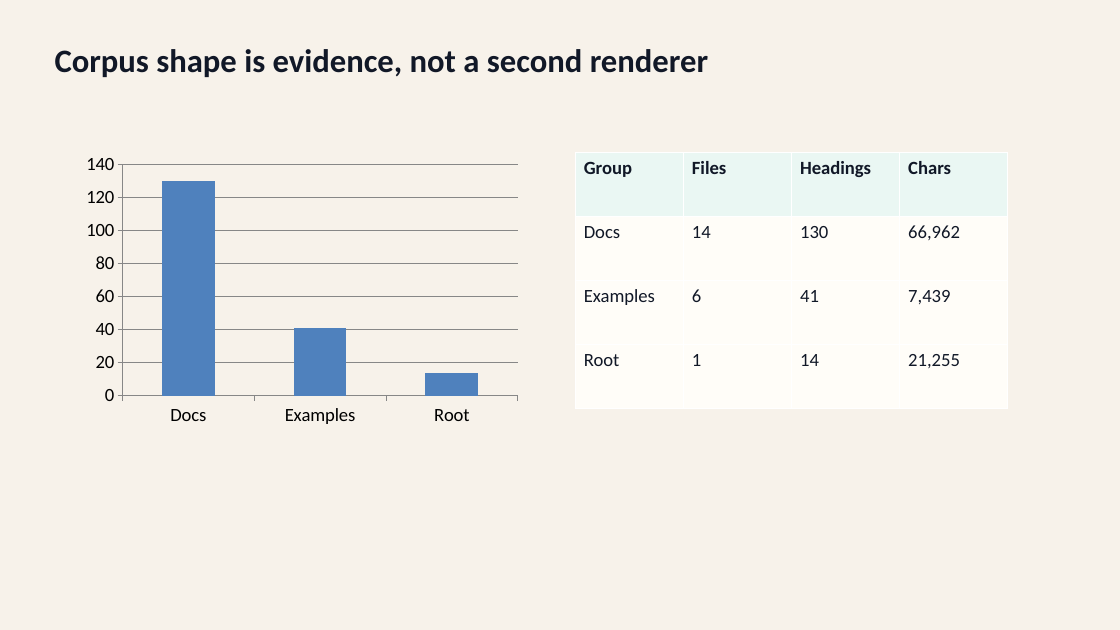
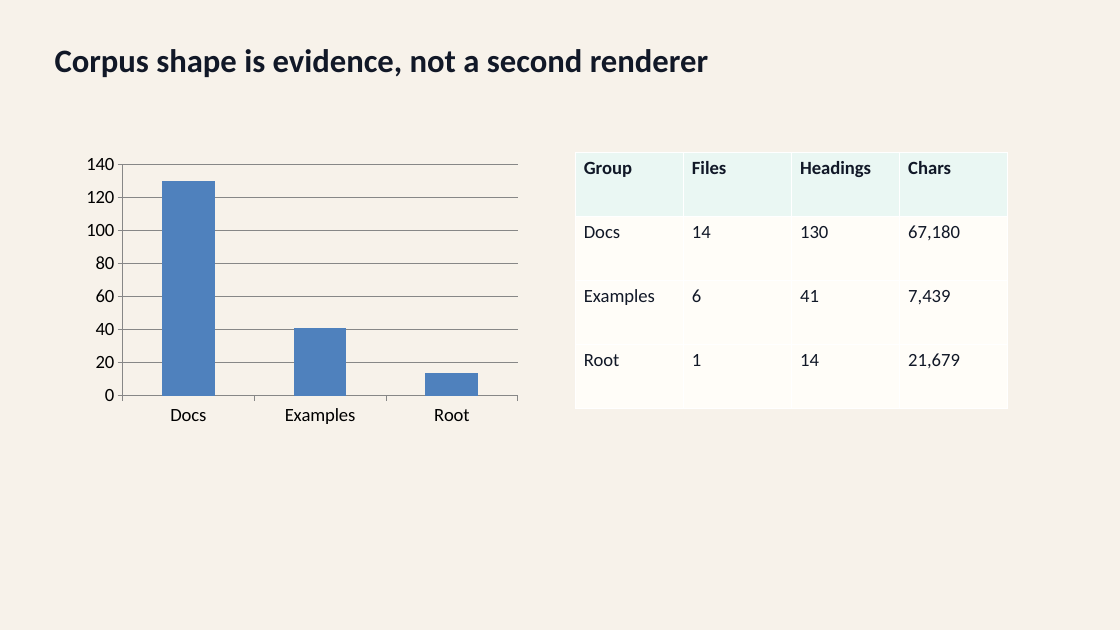
Before and after one commit to ch040602/mdpr-skill, a slide deck: slide 8 of artifacts/mdpr-vs-skill/mdpr-skill-from-actual-md-run.pptx. Drawn at 1120x630 pixels with LibreOffice and Linux fonts; fonts in the diff are those of the drawing. Boxes give left, top, right and bottom in pixels: in the first picture for what was removed or moved away, otherwise in the second. Text is boxed around its words. In the diff, an @@ line names an element or a change of style, - is before the commit and + after.

```diff
--- a/artifacts/mdpr-vs-skill/mdpr-skill-from-actual-md-run.pptx
+++ b/artifacts/mdpr-vs-skill/mdpr-skill-from-actual-md-run.pptx
@@ table at [576,153,1009,409] @@
-row 2, column 4: 66,962
+row 2, column 4: 67,180
-row 4, column 4: 21,255
+row 4, column 4: 21,679
```
Also in this commit, not shown: 2 other slides changed, 9 other files.
